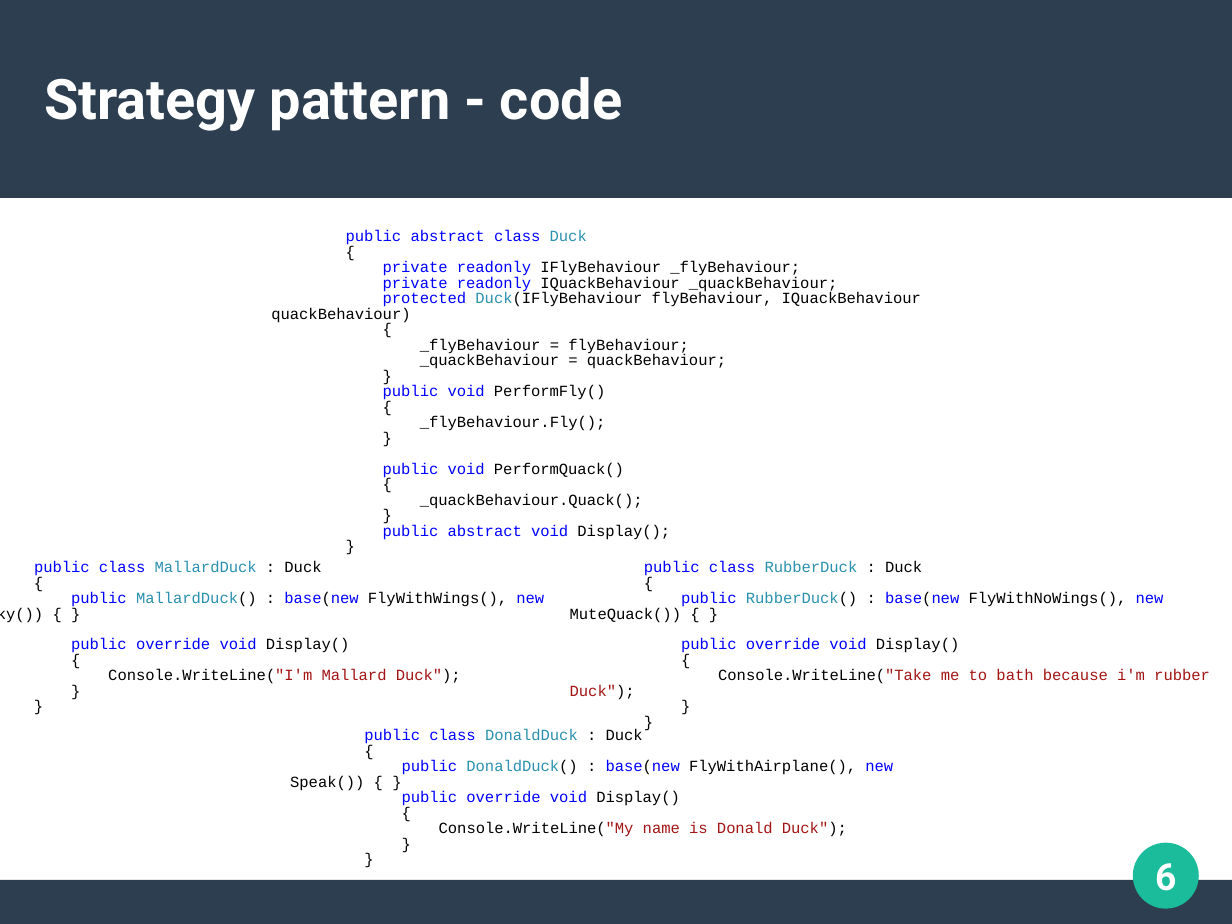
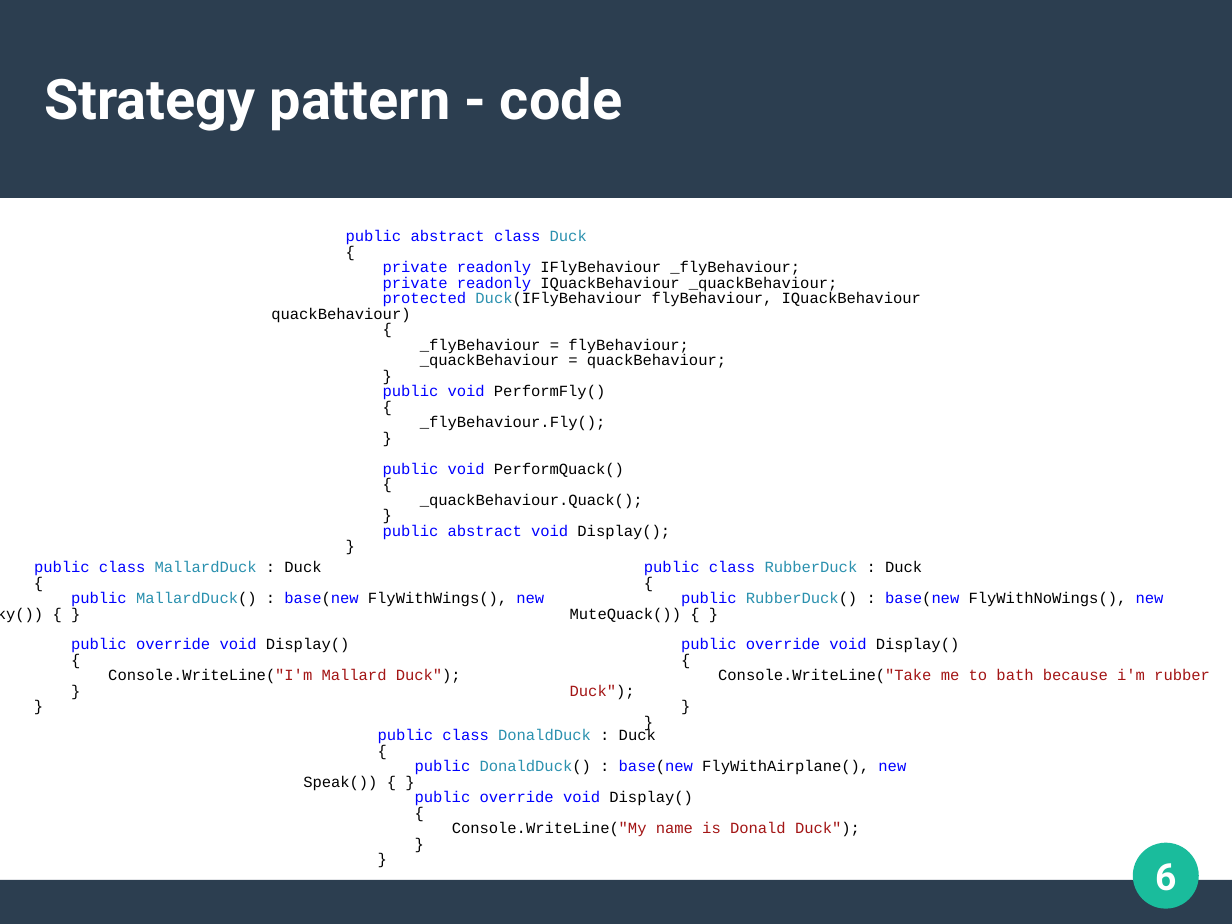
Before and after one commit to SeniorSSS/DesignPatterns, a slide deck: slide 6 of Strategy/StrategyPattern.ppt. Drawn at 1232x924 pixels with LibreOffice and Linux fonts; fonts in the diff are those of the drawing. Boxes give left, top, right and bottom in pixels: in the first picture for what was removed or moved away, otherwise in the second. Text is boxed around its words. In the diff, an @@ line names an element or a change of style, - is before the commit and + after.

```diff
--- a/Strategy/StrategyPattern.ppt
+++ b/Strategy/StrategyPattern.ppt
@@ text "public class DonaldDuck : Duck" moved from (x1=290, y1=729, x2=893, y2=837) to (x1=303, y1=729, x2=906, y2=837) @@
```
Also in this commit, not shown: 1 other slide changed, 5 other files.
